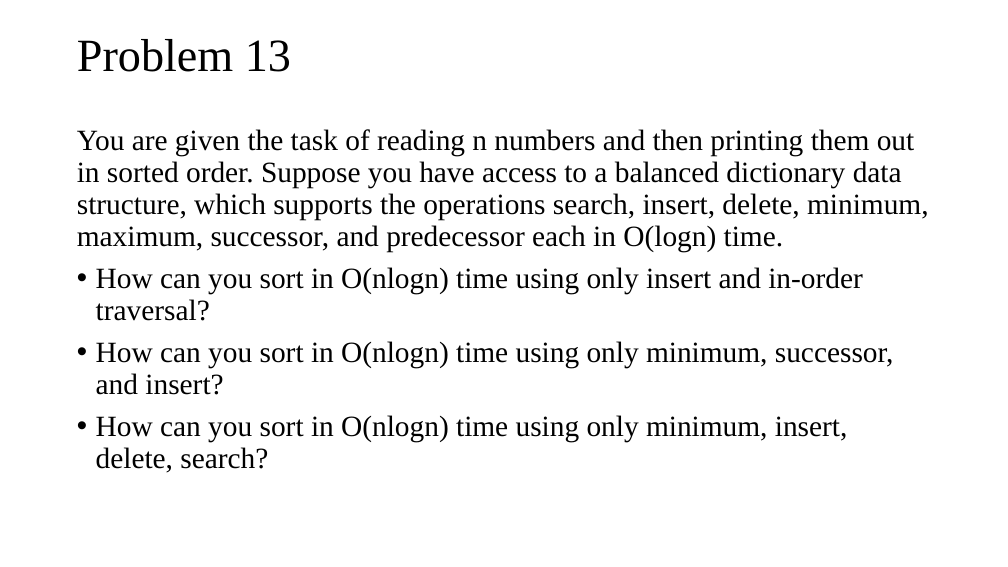
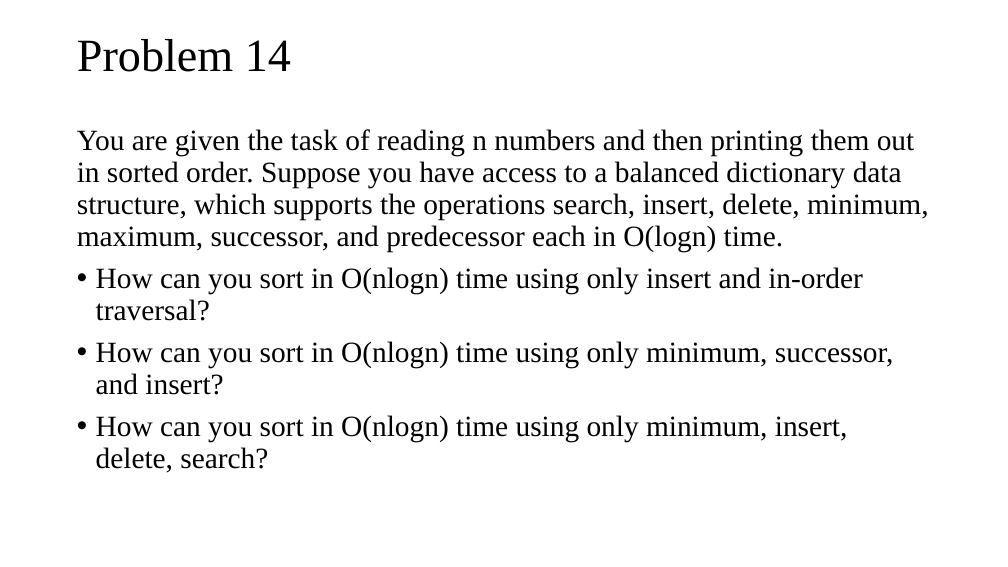
Before and after one commit to tamlhp/2801ict, a slide deck: slide 80 of week-7&8/problem-set/2801ict-week7&8.pptx (slide 73 before the commit). Drawn at 1008x567 pixels with LibreOffice and Linux fonts; fonts in the diff are those of the drawing. Boxes give left, top, right and bottom in pixels: in the first picture for what was removed or moved away, otherwise in the second. Text is boxed around its words. In the diff, an @@ line names an element or a change of style, - is before the commit and + after.

```diff
--- a/week-7&8/problem-set/2801ict-week7&8.pptx
+++ b/week-7&8/problem-set/2801ict-week7&8.pptx
@@ title at (x1=77, y1=39, x2=291, y2=72): text changed @@
-Problem 13
+Problem 14
```
Also in this commit, not shown: 39 other slides changed, 8 slides added, 1 slide removed.
